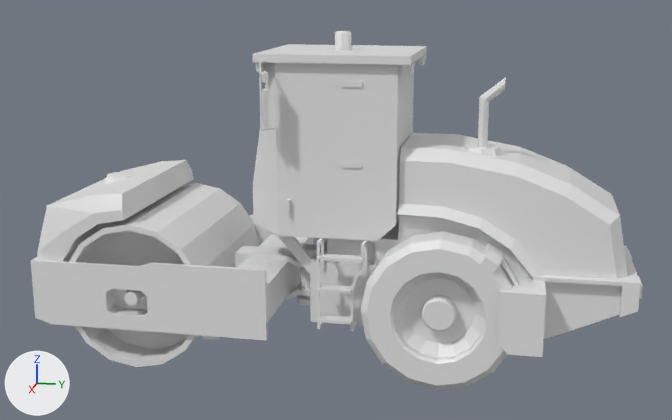
Before and after pictures for a commit that changed the Blender file Vehicles/Vehicles_CCS9/CCS9_3_UV.blend.
The view is the same before and after, from a 50 mm camera at (4.7, 2.45, 1.94) aimed at (0.02, 1.52, 0.77). The lights are fixed; the arrows at lower left show +X, +Y and +Z.

In view in the first picture: 'Bak', 'Dveri', 'Kabina', 'Kabina_KRISHA', 'Kabina_Steklo', 'Kapot', 'Katok', 'Koleso', 'Kreplenie', 'Rama', 'Stupenki', 'Truba'.
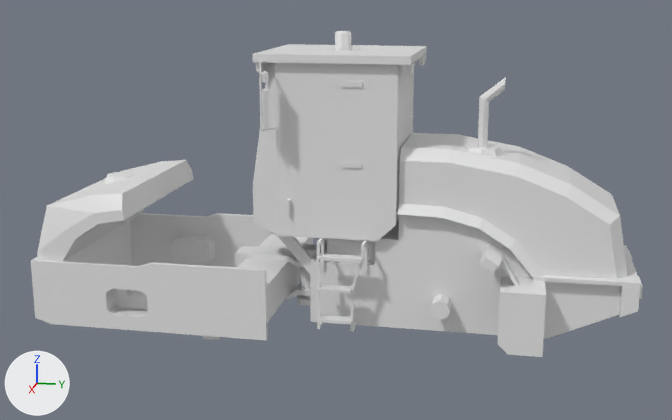
Edits to the bpy script that builds the scene:
```text
Change ob_koleso:
    add ob_koleso.hide_set(True)
Change ob_katok:
    add ob_katok.hide_set(True)
```

What differs and where, as boxes (x1, y1, x2, y2) in the pictures (672 x 420 px):
'Koleso', hidden
    before: (360, 231, 513, 389)
'Katok', hidden
    before: (69, 183, 259, 367)
